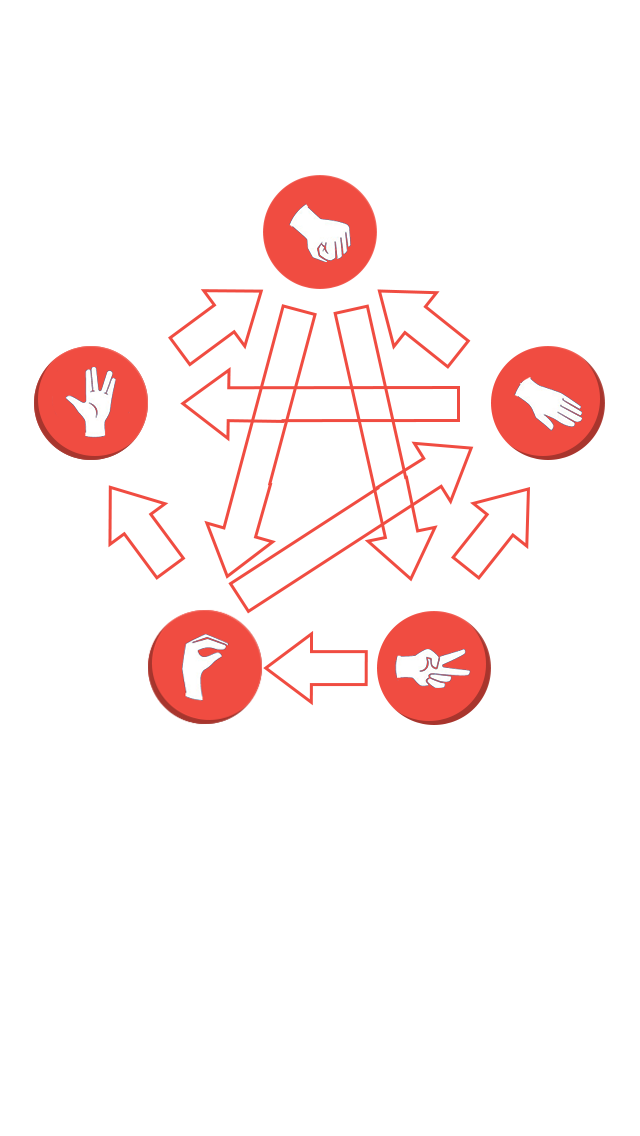
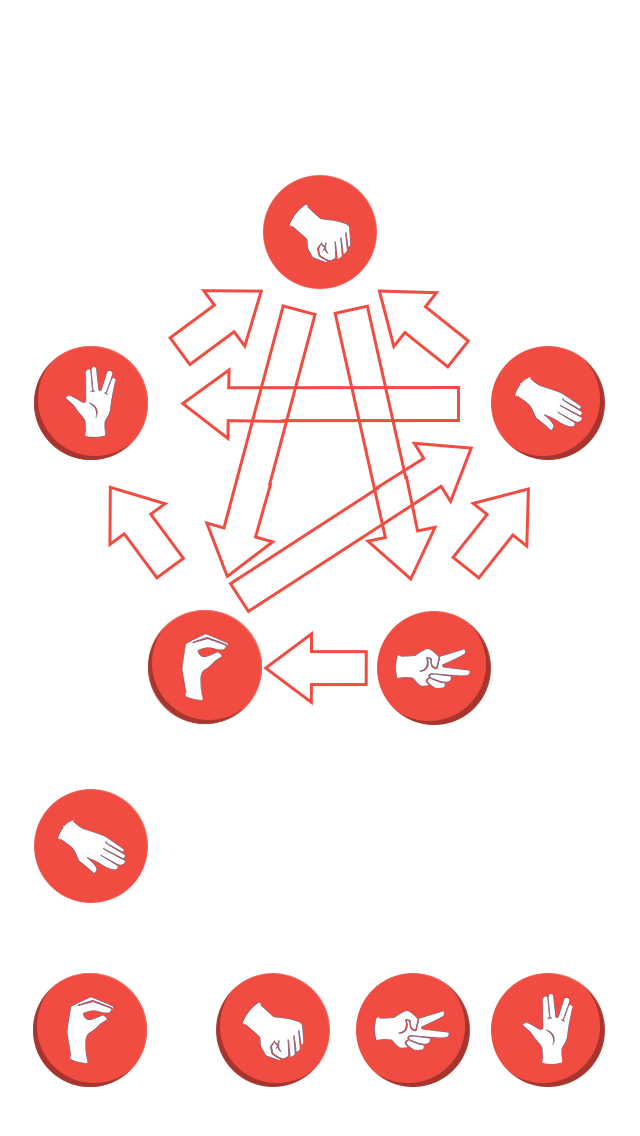
Layers edited between the first and the second 640px x 1136px image:
added layer "tesoura@2x" (1st of 2) above "spock@2x" over bbox(356, 973, 470, 1087)
added layer "spock@2x" (1st of 2) above "pedra@2x" over bbox(491, 973, 605, 1087)
added layer "pedra@2x" (1st of 2) above "papel@2x" over bbox(216, 973, 330, 1087)
added layer "papel@2x" (1st of 2) above "largato@2x" over bbox(34, 789, 148, 903)
added layer "largato@2x" (1st of 2) above "left-arrow.png copy 7" over bbox(33, 973, 147, 1087)
